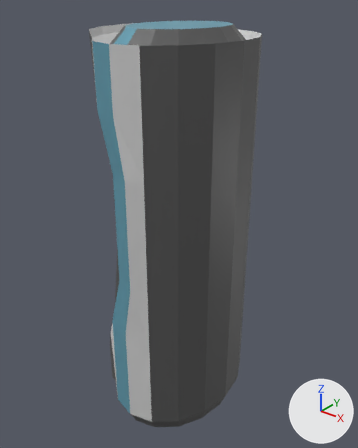
Renders of the COLLADA model game/assets/dae/CryoTubeUp.dae from each side of a commit.
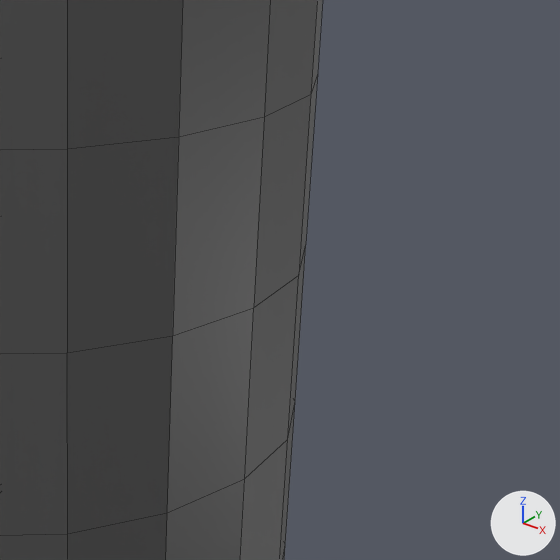
Each version appears first whole from a 50 mm camera at (-2.36, 2.4, 2.92) aimed at (-4.28, 4.8, 1.43), and next in a close-up on the part from 44% to 94% of the width and 16% to 56% of the height. The axes (+X, +Y, +Z) are drawn at lower right. The lights are the same throughout. The close-ups show mesh edges as thin lines. Where no turn or scale is listed for an object, it has been applied to the vertices.

Objects in the first close-up: 'CryoTubeUp'.
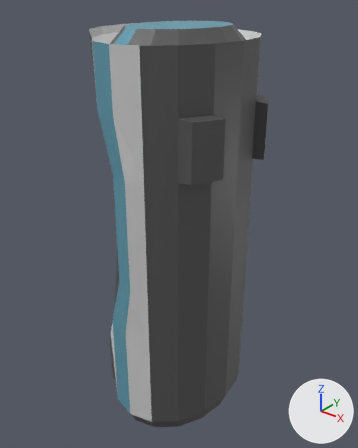
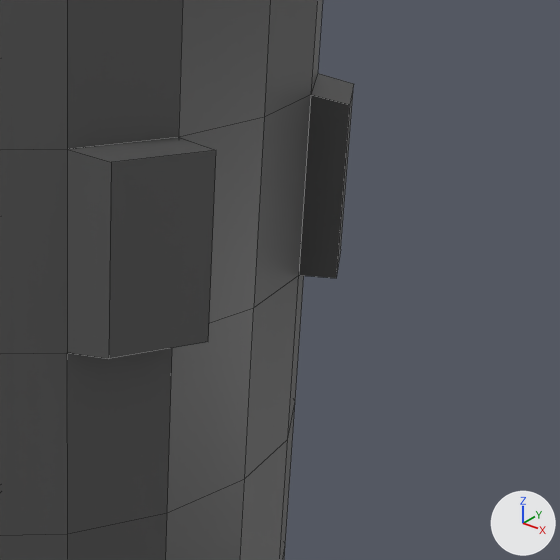
The newer file is also turned or shifted as a whole; pictures and numbers use the older file's frame.

What the commit changed:
me_cylindre_002 has 226 vertices, 212 faces and spans x -0.5..0.42, y -0.57..0.57, z 0.0..2.67.
me_cylindre_002 is used by ob_cryotubeup; location (-4.242, 4.785, 0.039).
Verts and faces of me_cylindre_002; kept vertices keep their numbers, new ones are numbered from 226.
Before the commit, vertices of me_cylindre_002: 5 (0.29, 0.4, 2.25) at pixel (317, 73), 7 (0.39, 0.22, 2.25) at pixel (310, 94), 11 (0.39, -0.22, 2.25) at pixel (178, 137), 13 (0.29, -0.4, 2.25) at pixel (67, 149), 160 (0.29, -0.4, 1.9) at pixel (67, 352).
Before the commit, vertices of me_cylindre_002: 166 (0.39, -0.22, 1.9) at pixel (172, 335), 178 (0.39, 0.22, 1.9) at pixel (298, 275), 184 (0.29, 0.4, 1.9) at pixel (305, 244).
Part 1, on me_cylindre_002:
Faces deleted: (11, 13, 160, 166), (5, 7, 178, 184).
New vertex 226 is at (0.47, -0.22, 1.91), pixel (208, 341).
New vertex 227 is at (0.38, -0.4, 1.91), pixel (108, 358).
New vertex 228 is at (0.38, 0.39, 1.91), pixel (340, 249).
New vertex 229 is at (0.47, 0.22, 1.91), pixel (336, 278).
New vertices 230 to 233 stand at vertices 226 to 229, in that order, plus (0.0, 0.0, 0.34).
New faces: (226, 230, 231, 227), (228, 232, 233, 229), (5, 232, 228, 184), (7, 178, 229, 233), (178, 184, 228, 229), (5, 7, 233, 232) (mat_darkgrey (dark grey #575757)).
New faces: (11, 230, 226, 166), (13, 160, 227, 231), (160, 166, 226, 227), (11, 13, 231, 230) (mat_darkgrey (dark grey #575757)).

Boxes (x1, y1, x2, y2) around the edits, measured in the close-ups (560 x 560 px):
'CryoTubeUp', reshaped: before (0, 0, 323, 560); after (0, 0, 354, 560)
part 1 of me_cylindre_002, built on: before (67, 73, 318, 353); after (67, 73, 354, 358)
